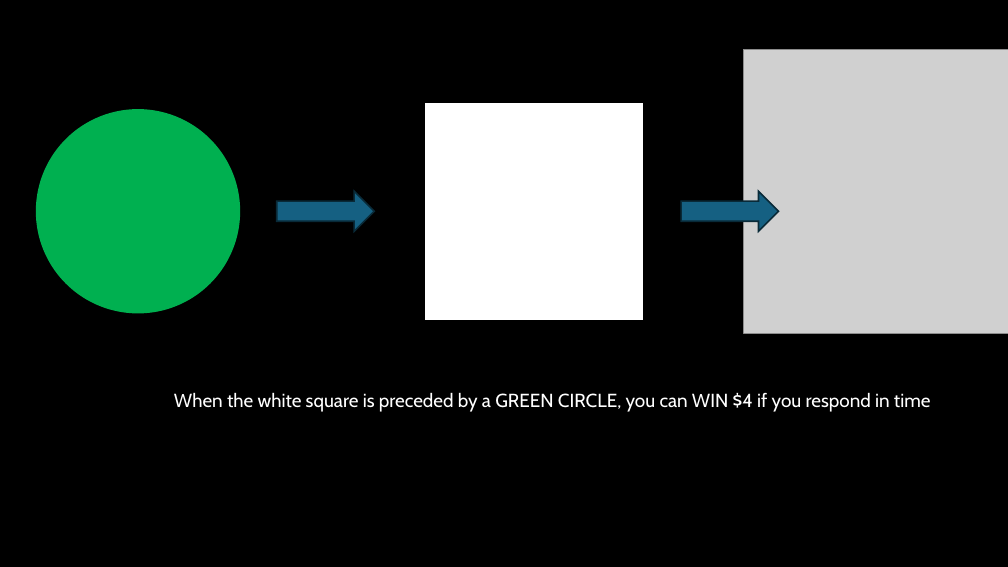
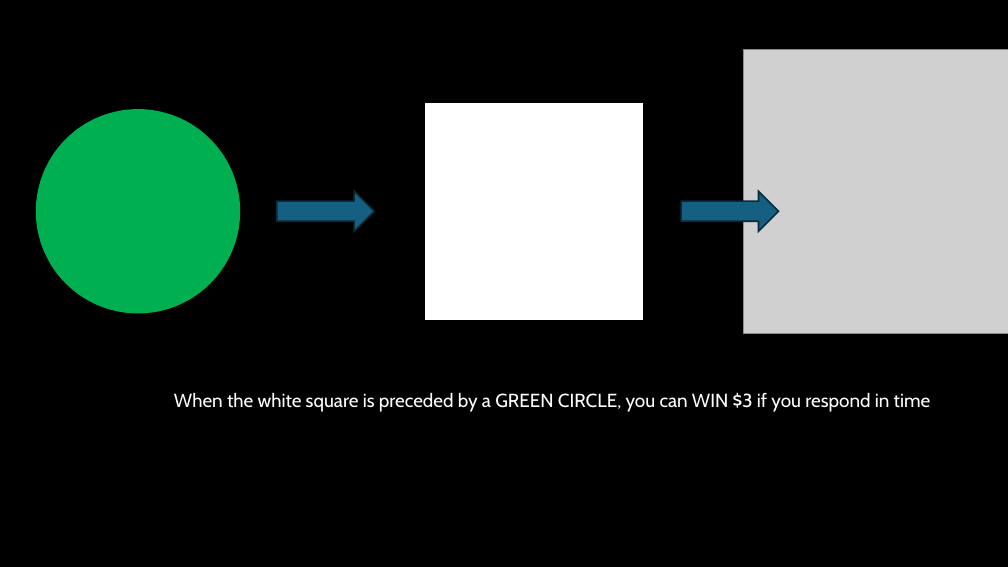
Before and after one commit to DVS-Lab/night-owls, a slide deck: slide 2 of mid/MID_Instructions.pptx. Drawn at 1008x567 pixels with LibreOffice and Linux fonts; fonts in the diff are those of the drawing; grey boxes stand for pictures. Boxes give left, top, right and bottom in pixels: in the first picture for what was removed or moved away, otherwise in the second. Text is boxed around its words. In the diff, an @@ line names an element or a change of style, - is before the commit and + after.

```diff
--- a/mid/MID_Instructions.pptx
+++ b/mid/MID_Instructions.pptx
@@ text at bbox=[174, 392, 931, 412]: text changed @@
-When the white square is preceded by a GREEN CIRCLE, you can WIN $4 if you respond in time
+When the white square is preceded by a GREEN CIRCLE, you can WIN $3 if you respond in time
```
Also in this commit, not shown: 1 other slide changed, 19 other files.
